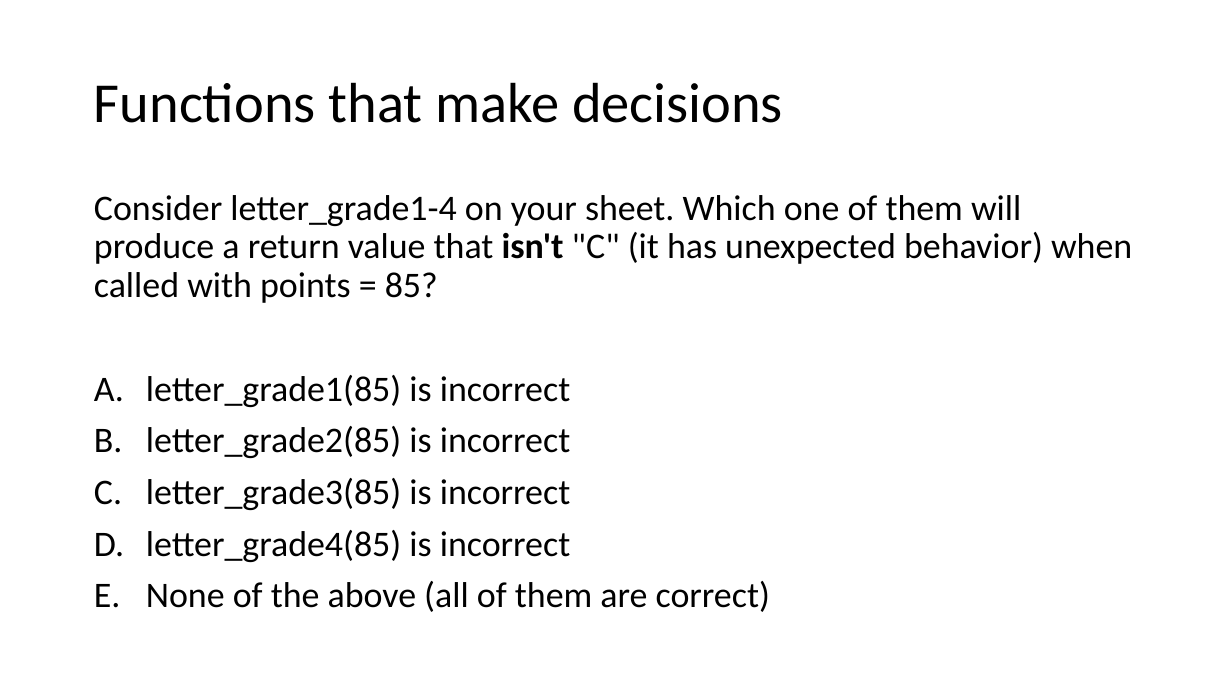
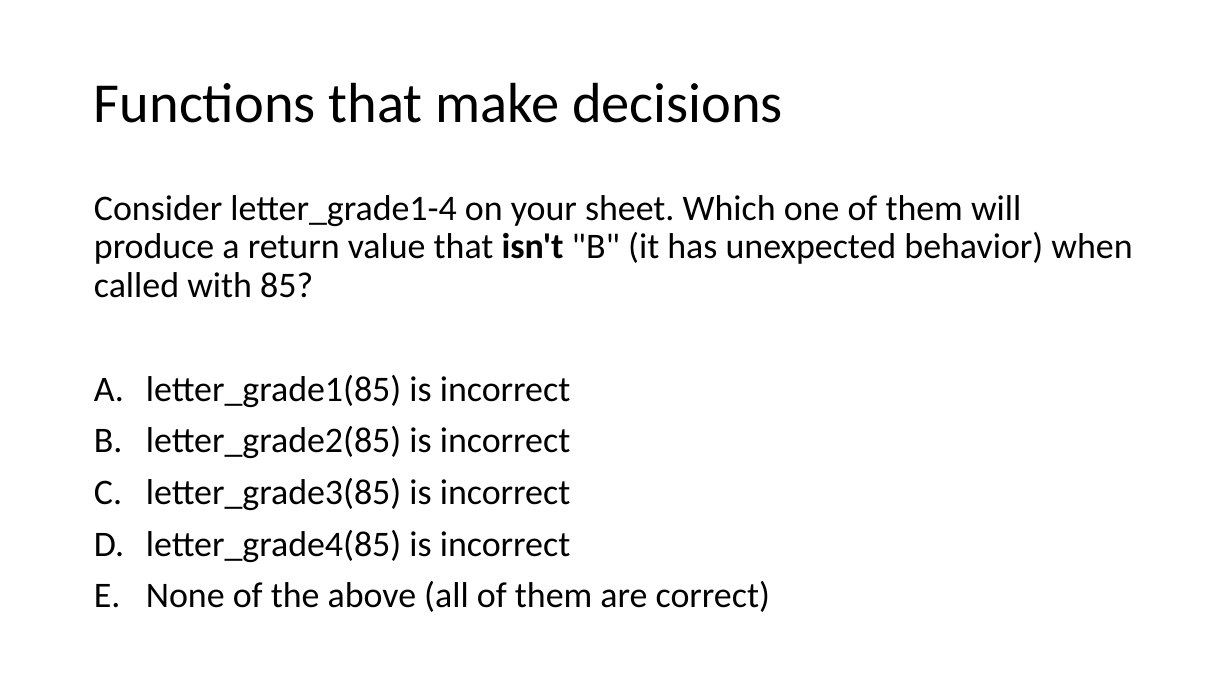
Before and after one commit to catherinefxia/ucsd-cse8a-w20.github.io, a slide deck: slide 17 of lectures/CSE8AW20-01-14-Lec3-Booleans-If/CSE8AW20-01-09-Lec3-Booleans-If-slides.pptx. Drawn at 1232x693 pixels with LibreOffice and Linux fonts; fonts in the diff are those of the drawing. Boxes give left, top, right and bottom in pixels: in the first picture for what was removed or moved away, otherwise in the second. Text is boxed around its words. In the diff, an @@ line names an element or a change of style, - is before the commit and + after.

```diff
--- a/lectures/CSE8AW20-01-14-Lec3-Booleans-If/CSE8AW20-01-09-Lec3-Booleans-If-slides.pptx
+++ b/lectures/CSE8AW20-01-14-Lec3-Booleans-If/CSE8AW20-01-09-Lec3-Booleans-If-slides.pptx
@@ text at bbox=[94, 195, 1132, 298]: text changed @@
-Consider letter_grade1-4 on your sheet. Which one of them will produce a return value that isn't "C" (it has unexpected behavior) when called with points = 85?
+Consider letter_grade1-4 on your sheet. Which one of them will produce a return value that isn't "B" (it has unexpected behavior) when called with 85?
```
Also in this commit, not shown: 6 other slides changed, 4 other files.
